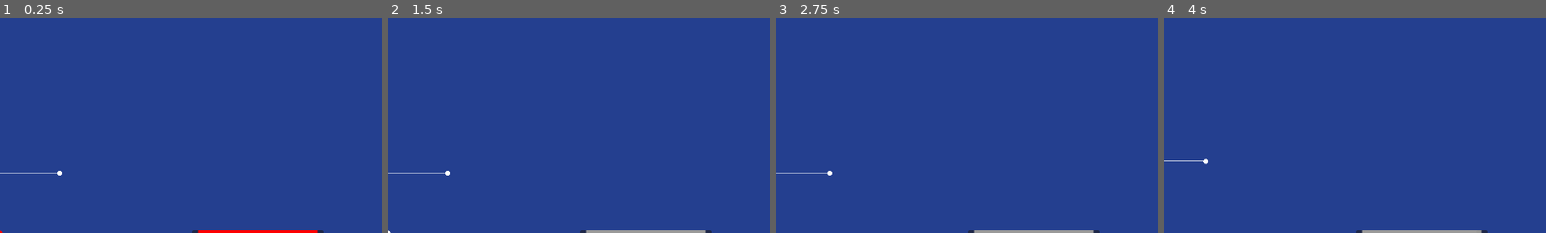
Above: before the commit, frames 1-4 (left to right).
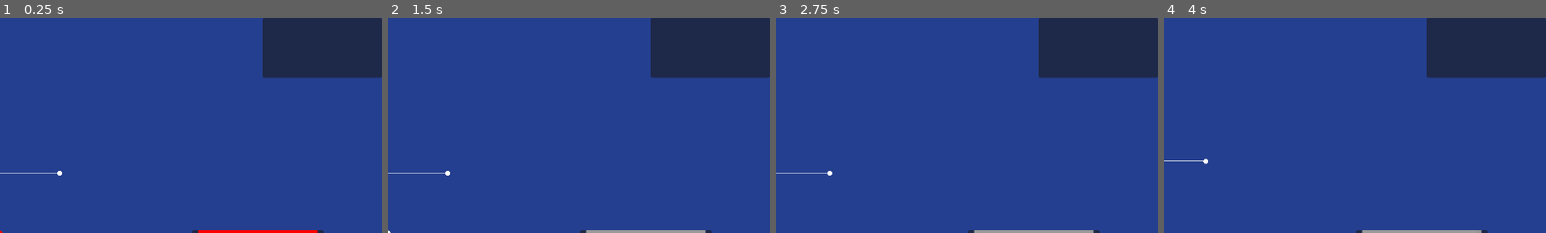
Above: after the commit, the same moments.

Repository: Zaliphyr/GodotCad
Game: Godot game, scene res://Scenes/main.tscn
The game is run twice, just before and just after one commit, with the same random seed, the same clock (stepped at 60 frames per second) and the same inputs.
Inputs (mouse positions are % of the whole screen's width and height, from its top left):
- Up to frame 1 (0.25 s): no input
- Up to frame 2 (1.5 s): click "Test" at 0.5 s; click (5, 2) at 1.25 s
- Up to frame 3 (2.75 s): tap Enter at 2 s; move the mouse to (72, 45) at 2.02 s; hold Right from 2.03 s (still down); click (72, 45) at 2.17 s
- Up to frame 4 (4 s): tap Space at 2.75 s; move the mouse to (30, 55) at 2.77 s; release Right at 2.78 s; hold Down 2.78-3.53 s; click (30, 55) at 2.92 s; tap Enter at 3.5 s; move the mouse to (60, 28) at 3.52 s; hold Right from 3.53 s (still down); click (60, 28) at 3.67 s
The pictures show only the part of the screen within x 50-100%, y 0-50%; the shares and areas given below are measured in that part.

The runs differ from the first frame. In frame 1, 8.7% of the frame differs, in the area x 68-100%, y 0-28%; in frame 2, 8.7%; in frame 3, 8.7%; in frame 4, 8.7%.

Commit message:
Can now select points

Diff:
--- a/Scenes/main_ui.tscn
+++ b/Scenes/main_ui.tscn
@@ -59,4 +59,24 @@
 layout_mode = 2
 text = "NONE"
 
+[node name="Panel2" type="Panel" parent="."]
+z_index = 30
+custom_minimum_size = Vector2(200, 100)
+layout_mode = 1
+anchors_preset = 1
+anchor_left = 1.0
+anchor_right = 1.0
+offset_left = -40.0
+offset_bottom = 40.0
+grow_horizontal = 0
+
+[node name="VBoxContainer" type="VBoxContainer" parent="Panel2"]
+z_index = 30
+layout_mode = 1
+anchors_preset = 15
+anchor_right = 1.0
+anchor_bottom = 1.0
+grow_horizontal = 2
+grow_vertical = 2
+
 [connection signal="toggled" from="HBoxContainer/Button2" to="." method="_on_button_2_toggled"]
--- a/scripts/line.gd
+++ b/scripts/line.gd
@@ -7,6 +7,7 @@
 var point2: Point
 var label: String
 var color: Color = Color.WHITE
+var highlighted: bool = false
 
 func setup(l: ListItem, p1: Point, p2: Point, la: String):
 	point1 = p1
@@ -25,5 +26,7 @@
 	list.set_highlight(on)
 	if on:
 		default_color = Color.RED
+		highlighted = true
 	else:
 		default_color = color
+		highlighted = false
--- a/scripts/list_item.gd
+++ b/scripts/list_item.gd
@@ -3,6 +3,7 @@
 
 var belongsTo
 @onready var label: Label = $Label
+var listItem = preload("res://Scenes/ListItem.tscn")
 
 var is_initialized: bool = false
 
@@ -30,3 +31,8 @@
 
 func _on_mouse_exited() -> void:
 	belongsTo.set_highlight(false)
+
+func clone() -> ListItem:
+	var new_list = listItem.instantiate()
+	new_list.setup(belongsTo)
+	return new_list
--- a/scripts/main.gd
+++ b/scripts/main.gd
@@ -11,6 +11,7 @@
 @onready var camera: Camera2D = $Camera2D
 
 var items: Array
+var selected: Array
 
 func _ready() -> void:
 	create_point(Vector2.ZERO)
@@ -72,11 +73,17 @@
 
 func _handle_mouse_click(pos: Vector2) -> void:
 	if tool == "point":
-		print("mouse global: ", pos)
-		print("main global: ", global_position)
-		print("main scale: ", scale)
-		print("main rotation: ", rotation)
 		create_point(pos)
+	else:
+		for i in items:
+			if i.highlighted:
+				if i not in selected:
+					selected.append(i)
+				else:
+					selected.erase(i)
+		ui.update_selected_list(selected)
+
+
 
 
 func _handle_mouse_long_click(pos: Vector2, msec: int) -> void:
--- a/scripts/main_ui.gd
+++ b/scripts/main_ui.gd
@@ -5,6 +5,7 @@
 @onready var mouse_button: Button = $HBoxContainer/Button2
 @onready var tool_text: Label = $HBoxContainer/Label
 @onready var list_container: VBoxContainer = $Panel/ScrollContainer/VBoxContainer
+@onready var select_container: VBoxContainer = $Panel2/VBoxContainer
 @export var main: Main
 
 
@@ -21,3 +22,10 @@
 	for i in items:
 		if i.list not in children:
 			list_container.add_child(i.list)
+
+func update_selected_list(items: Array):
+	for i in select_container.get_children():
+		i.queue_free()
+	for i in items:
+		var new_list = i.list.clone()
+		select_container.add_child(new_list)
--- a/scripts/point.gd
+++ b/scripts/point.gd
@@ -8,6 +8,7 @@
 var highlight_from_list: bool = false
 var label: String
 var is_initialized: bool = false
+var highlighted: bool = false
 
 func _draw() -> void:
 	draw_circle(Vector2.ZERO, radius, color)
@@ -44,8 +45,10 @@
 	if should_highlight:
 		color = Color.RED
 		list.set_highlight(true)
+		highlighted = true
 	else:
 		color = Color.WHITE
 		list.set_highlight(false)
+		highlighted = false
 
 	queue_redraw()
